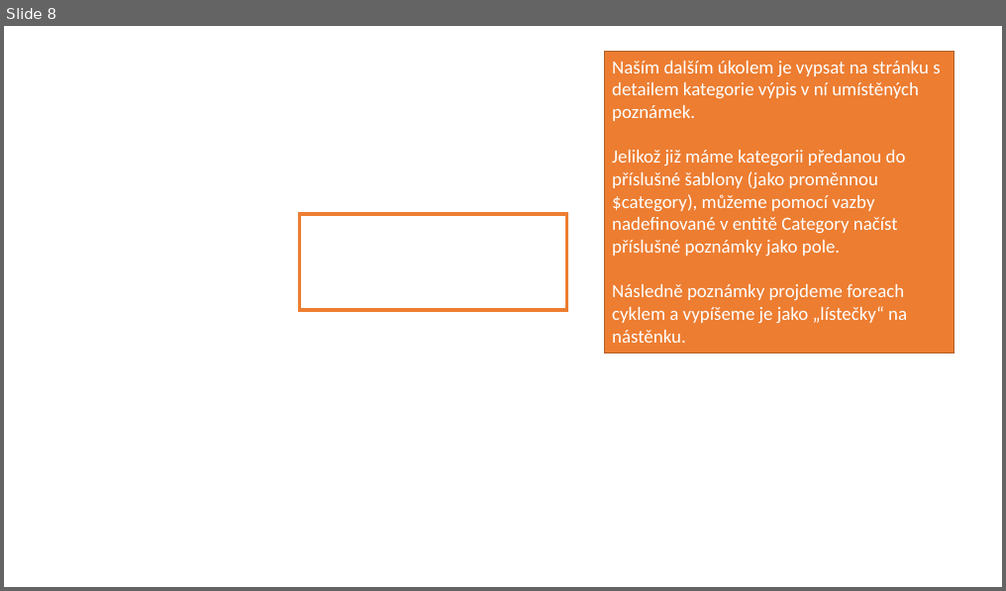
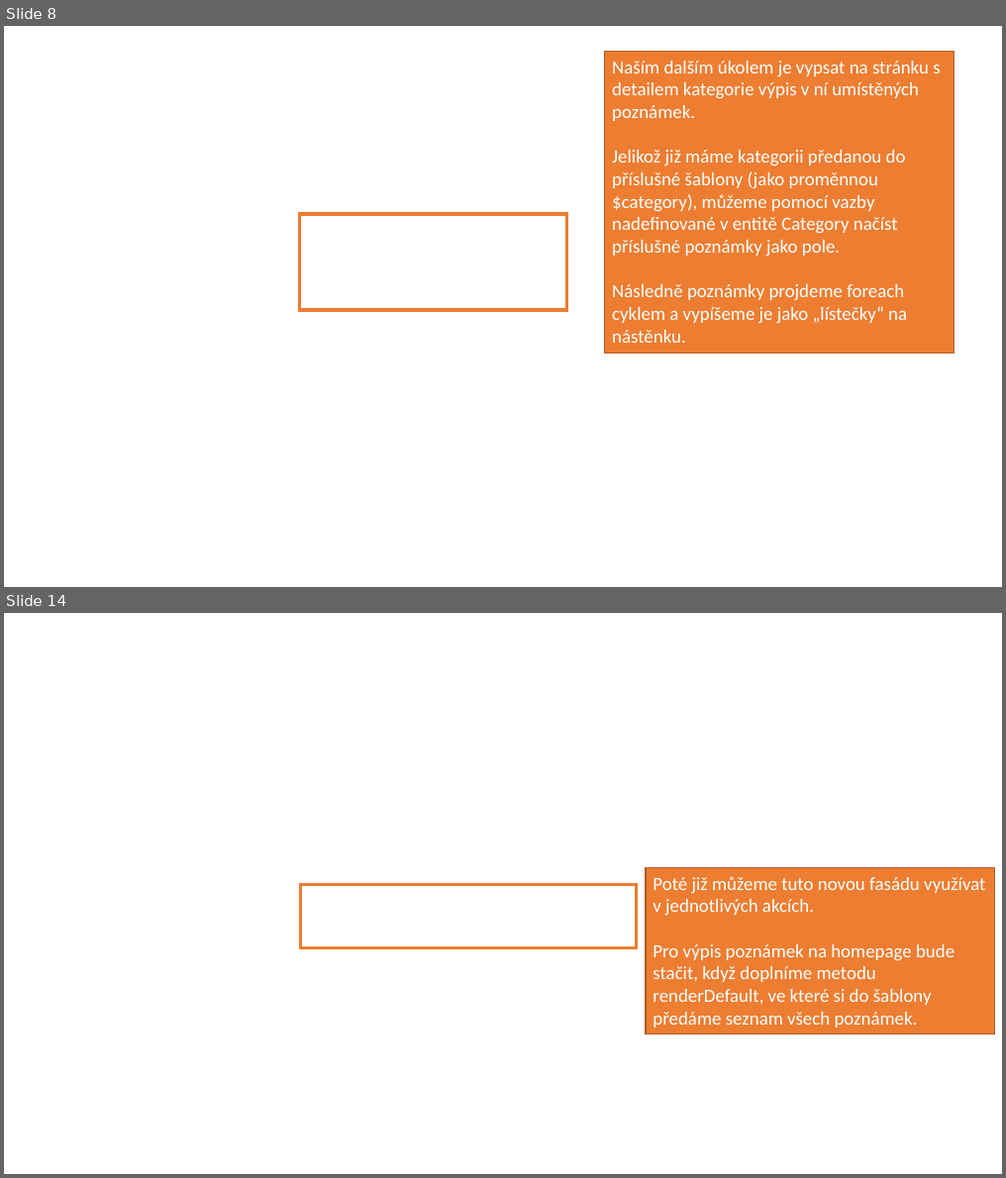
Before and after one commit to 4iz571/cviceni, a slide deck: 03-model/notes-leanmapper-reseni.pptx. Shown one above the other, each under a label of ours: slide 8 before the commit, slides 8 and 14 after it; the slides between them are not shown. The pictures are 1006x591 and 1006x1178 pixels, drawn with LibreOffice and Linux fonts; fonts in the diff are those of the drawing; background and template pictures are left out. Boxes give left, top, right and bottom in pixels: in the first picture for what was removed or moved away, otherwise in the second. Text is boxed around its words. In the diff, an @@ line names an element or a change of style, - is before the commit and + after.

```diff
--- a/03-model/notes-leanmapper-reseni.pptx
+++ b/03-model/notes-leanmapper-reseni.pptx
@@ slide 14 added at (4,613,1002,1174), background picture (left out) @@
@@ rectangle added at (646,868,995,1035), fill #ED7D31, outline #AF5C24 1 pt, 18 pt, text #FFFFFF @@
+Poté již můžeme tuto novou fasádu využívat v jednotlivých akcích.
+Pro výpis poznámek na homepage bude stačit, když doplníme metodu renderDefault, ve které si do šablony předáme seznam všech poznámek.
@@ rectangle added at (300,884,636,948), outline #ED7D31 3 pt @@
```
Also in this commit, not shown: 1 slide changed, 6 other slides added.
